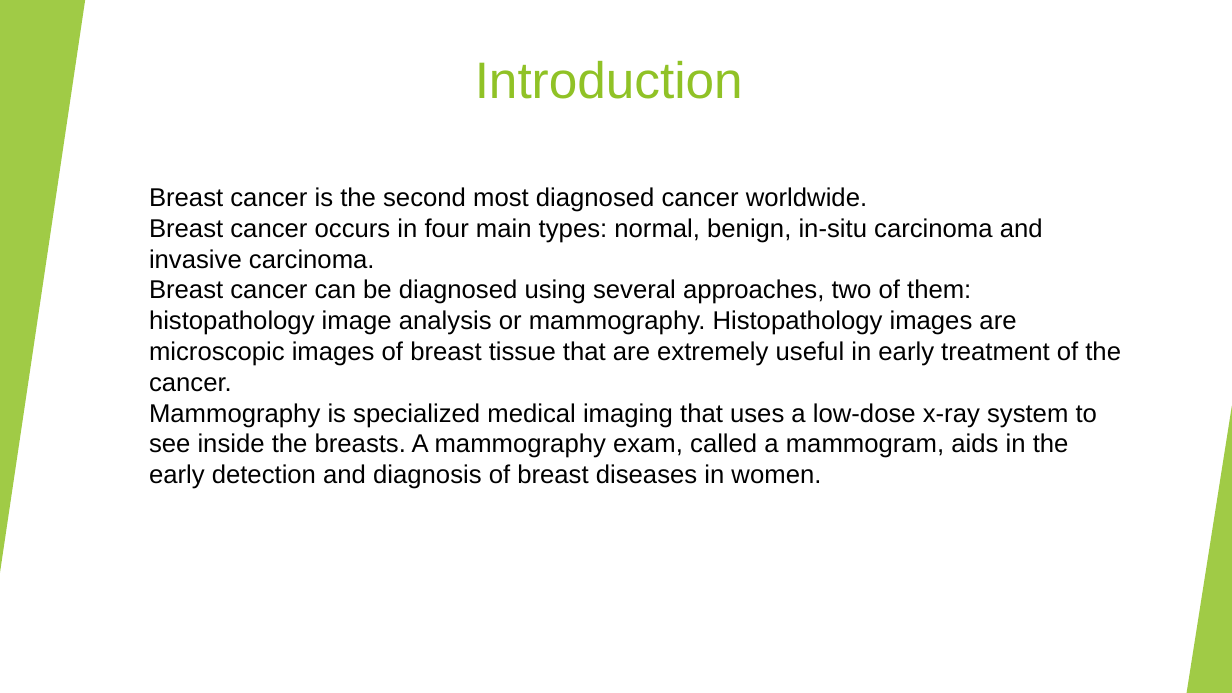
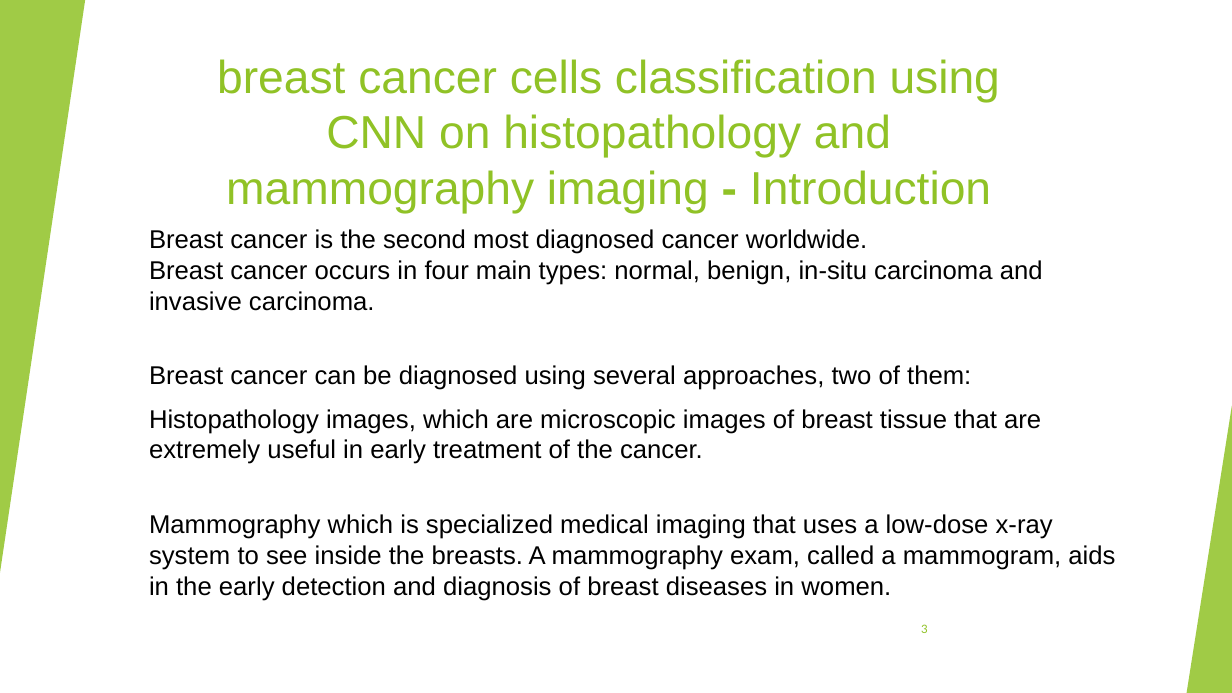
Before and after one commit to Shenhav26/Final_project, a slide deck: slide 3 of capstone project phase A.pptx. Drawn at 1232x693 pixels with LibreOffice and Linux fonts; fonts in the diff are those of the drawing. Boxes give left, top, right and bottom in pixels: in the first picture for what was removed or moved away, otherwise in the second. Text is boxed around its words. In the diff, an @@ line names an element or a change of style, - is before the commit and + after.

```diff
--- a/capstone project phase A.pptx
+++ b/capstone project phase A.pptx
@@ title at <box>217,59,1000,213</box>: text changed; size 40 to 36 pt @@
-Introduction
+breast cancer cells classification using CNN on histopathology and mammography imaging - Introduction
@@ text at <box>149,229,1115,601</box>: text changed @@
-Breast cancer is the second most diagnosed cancer worldwide.
-Breast cancer occurs in four main types: normal, benign, in-situ carcinoma and invasive carcinoma.
-Breast cancer can be diagnosed using several approaches, two of them: histopathology image analysis or mammography. Histopathology images are microscopic images of breast tissue that are extremely useful in early treatment of the cancer. Mammography is specialized medical imaging that uses a low-dose x-ray system to see inside the breasts. A mammography exam, called a mammogram, aids in the early detection and diagnosis of breast diseases in women.
+Breast cancer is the second most diagnosed cancer worldwide.
+Breast cancer occurs in four main types: normal, benign, in-situ carcinoma and invasive carcinoma.
+Breast cancer can be diagnosed using several approaches, two of them:
+Histopathology images, which are microscopic images of breast tissue that are extremely useful in early treatment of the cancer.
+Mammography which is specialized medical imaging that uses a low-dose x-ray system to see inside the breasts. A mammography exam, called a mammogram, aids in the early detection and diagnosis of breast diseases in women.
@@ page number added at <box>921,624,928,633</box>, 9 pt, text #90C226 @@
+3
```
Also in this commit, not shown: 15 other slides changed, 3 slides added.
